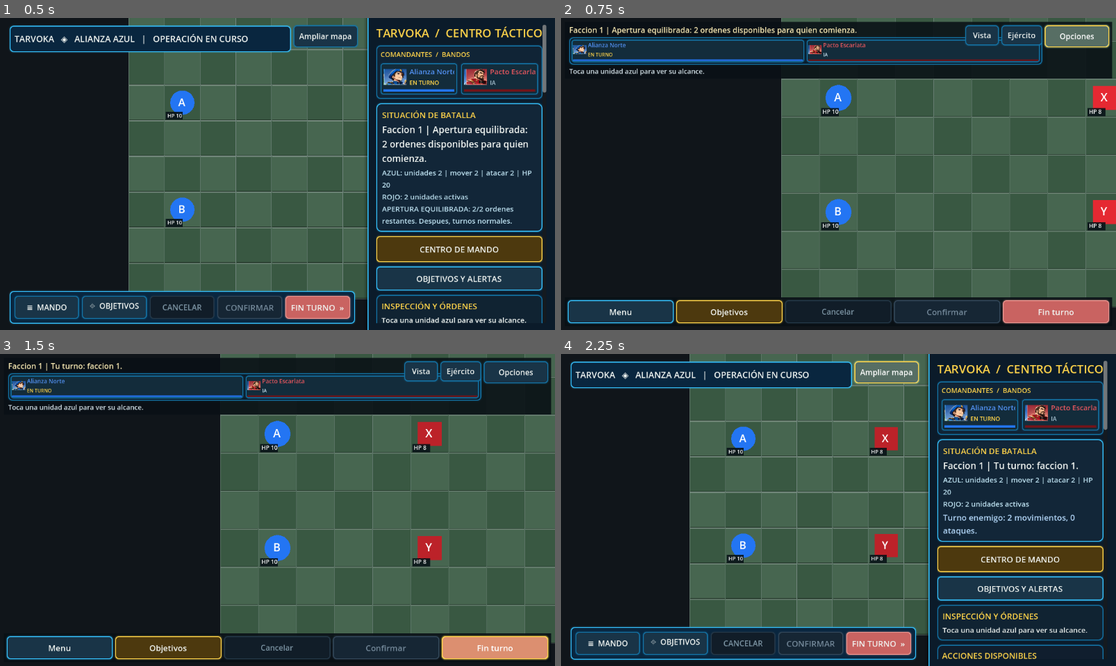
Above: before the commit, frames 1-4 (two rows, left to right).
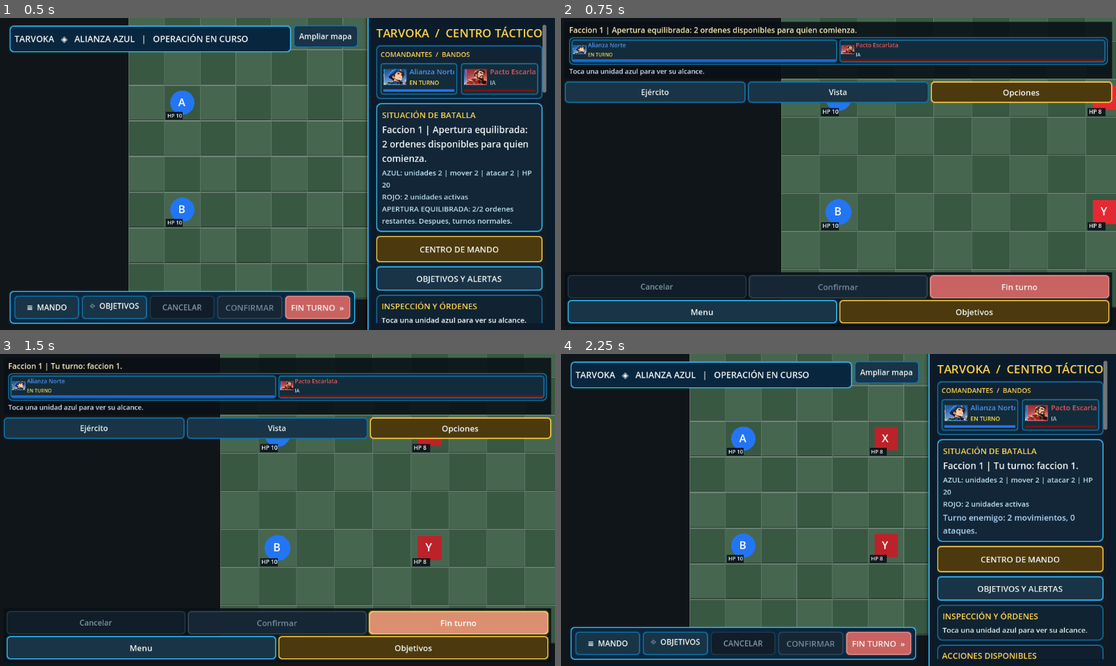
Above: after the commit, the same moments.

Repository: edwinrodri12/Tarvoka
Game: Godot game, scene res://scenes/Main.tscn
The game is run twice, just before and just after one commit, with the same random seed, the same clock (stepped at 60 frames per second) and the same inputs.
Inputs:
- Up to frame 1 (0.5 s): no input
- Up to frame 2 (0.75 s): click "Ampliar mapa" at 0.5 s
- Up to frame 3 (1.5 s): click "Fin turno" at 1.25 s
- Up to frame 4 (2.25 s): click "Opciones" at 2 s

Frame 1 is identical in both runs. In frame 2, 21% of the frame differs, in the area x 0-100%, y 2-98%; in frame 3, 21%; in frame 4, 0.9%.

Commit message:
fix(android): stop HUD controls overlapping portraits, wrap turn commands and preserve map center on rotation

Diff:
--- a/scripts/ui/Main.gd
+++ b/scripts/ui/Main.gd
@@ -130,6 +130,8 @@
 var compact_cancel: Button
 var compact_end_turn: Button
 var compact_resupply: Button
+var compact_top_shortcuts: HBoxContainer
+var compact_options_button: Button
 var compact_center: Button
 var compact_iso: Button
 var expanded_header: PanelContainer
@@ -828,7 +830,7 @@
     var top_style := StyleBoxFlat.new()
     top_style.bg_color = Color(0.035,0.060,0.083,0.88)
     top_style.content_margin_left = 9
-    top_style.content_margin_right = 145 # Reserve room for the panel button.
+    top_style.content_margin_right = 9 # Buttons have their own row on small phones.
     top_style.content_margin_top = 5
     top_style.content_margin_bottom = 5
     top_panel.add_theme_stylebox_override("panel",top_style)
@@ -850,6 +852,13 @@
     compact_detail.add_theme_color_override("font_color",Color("#D9E6ED"))
     compact_detail.clip_text = true
     title_row.add_child(compact_detail)
+
+    # Separate touch controls from status/commander portraits. Anchoring
+    # three floating buttons over the top card clipped both names and art.
+    compact_top_shortcuts = HBoxContainer.new()
+    compact_top_shortcuts.mouse_filter = Control.MOUSE_FILTER_IGNORE
+    compact_top_shortcuts.add_theme_constant_override("separation",5)
+    battle_hud_commands.add_child(compact_top_shortcuts)
 
     var spacer := Control.new()
     spacer.mouse_filter = Control.MOUSE_FILTER_IGNORE
@@ -910,7 +919,10 @@
     var actions := HBoxContainer.new()
     actions.add_theme_constant_override("separation",5)
     actions.mouse_filter = Control.MOUSE_FILTER_IGNORE
-    bottom_panel.add_child(actions)
+    var action_rows := VBoxContainer.new()
+    action_rows.add_theme_constant_override("separation",4)
+    bottom_panel.add_child(action_rows)
+    action_rows.add_child(actions)
 
     compact_menu_button = Button.new()
     compact_menu_button.text = "Menu"
@@ -955,6 +967,14 @@
     compact_end_turn.size_flags_horizontal = Control.SIZE_EXPAND_FILL
     compact_end_turn.pressed.connect(_end_turn)
     actions.add_child(compact_end_turn)
+    # Split actions into two touch rows, without hiding or removing any
+    # existing callbacks. A single 6-button row clipped "Fin turno" on phones.
+    var other_actions := HBoxContainer.new()
+    other_actions.mouse_filter = Control.MOUSE_FILTER_IGNORE
+    other_actions.add_theme_constant_override("separation",5)
+    action_rows.add_child(other_actions)
+    for shortcut in [compact_menu_button,compact_objectives_button,compact_resupply]:
+        shortcut.reparent(other_actions,false)
     # Strong hierarchy: order confirmation is the positive command;
     # finishing a turn stays distinct and visually cautionary.
     GameUiTheme.emphasize(compact_confirm,"success")
@@ -1035,27 +1055,27 @@
     battle_hud_toggle.pressed.connect(_toggle_battle_hud)
     battle_hud_overlay.add_child(battle_hud_toggle)
 
-    # Independent camera shortcuts in full-map mode for non-gesture users.
+    # Separate responsive camera shortcut row avoids overlaying commander
+    # portraits and the status label on narrow Android displays.
     compact_center = Button.new()
     compact_center.text = "Ejército"
-    compact_center.custom_minimum_size = Vector2(85,42)
-    compact_center.set_anchors_and_offsets_preset(Control.PRESET_TOP_RIGHT)
-    compact_center.offset_left = -230
-    compact_center.offset_right = -145
-    compact_center.offset_top = 7
-    compact_center.offset_bottom = 49
+    compact_center.custom_minimum_size.y = 44
+    compact_center.size_flags_horizontal = Control.SIZE_EXPAND_FILL
     compact_center.pressed.connect(func(): board.frame_player_force())
-    battle_hud_overlay.add_child(compact_center)
+    compact_top_shortcuts.add_child(compact_center)
     compact_iso = Button.new()
     compact_iso.text = "Vista"
-    compact_iso.custom_minimum_size = Vector2(68,42)
-    compact_iso.set_anchors_and_offsets_preset(Control.PRESET_TOP_RIGHT)
-    compact_iso.offset_left = -305
-    compact_iso.offset_right = -235
-    compact_iso.offset_top = 7
-    compact_iso.offset_bottom = 49
+    compact_iso.custom_minimum_size.y = 44
+    compact_iso.size_flags_horizontal = Control.SIZE_EXPAND_FILL
     compact_iso.pressed.connect(_toggle_isometric_view)
-    battle_hud_overlay.add_child(compact_iso)
+    compact_top_shortcuts.add_child(compact_iso)
+    compact_options_button = Button.new()
+    compact_options_button.text = "Opciones"
+    compact_options_button.custom_minimum_size.y = 44
+    compact_options_button.size_flags_horizontal = Control.SIZE_EXPAND_FILL
+    compact_options_button.pressed.connect(_toggle_battle_hud)
+    compact_top_shortcuts.add_child(compact_options_button)
+    GameUiTheme.emphasize(compact_options_button,"primary")
     battle_hud_commands.hide()
     compact_center.hide()
     compact_iso.hide()
@@ -1068,9 +1088,12 @@
     battle_hud_commands.visible = compact
     compact_center.visible = compact
     compact_iso.visible = compact
+    compact_options_button.visible = compact
+    compact_top_shortcuts.visible = compact
     expanded_header.visible = not compact
     expanded_actions.visible = not compact
-    battle_hud_toggle.text = "Opciones" if compact else "Ampliar mapa"
+    battle_hud_toggle.visible = not compact
+    battle_hud_toggle.text = "Ampliar mapa"
     layout_for_size(get_viewport_rect().size)
 
 func _toggle_battle_hud() -> void:
@@ -1108,7 +1131,12 @@
         board_holder.custom_minimum_size = Vector2(255, 0)
 
 func _on_viewport_resized() -> void:
+    # Camera offsets from the previous orientation can place the entire
+    # battlefield off screen after rotating Android or resizing a window.
+    var previous_center: Vector2i = board.screen_cell(board.size * 0.5) if board != null else Vector2i(-1,-1)
     layout_for_size(get_viewport_rect().size)
+    if board != null:
+        call_deferred("_recenter_camera_after_layout",previous_center)
 
 func _process(_delta: float) -> void:
     if board == null or status_label == null or unit_label == null:
